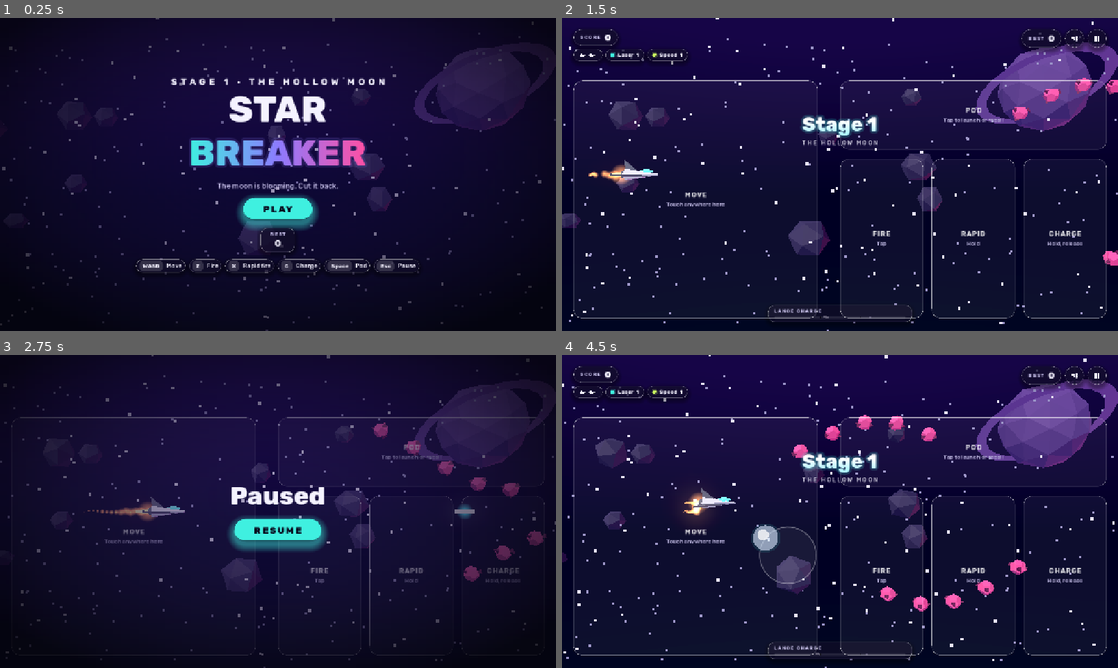
Above: before the commit, frames 1-4 (two rows, left to right).
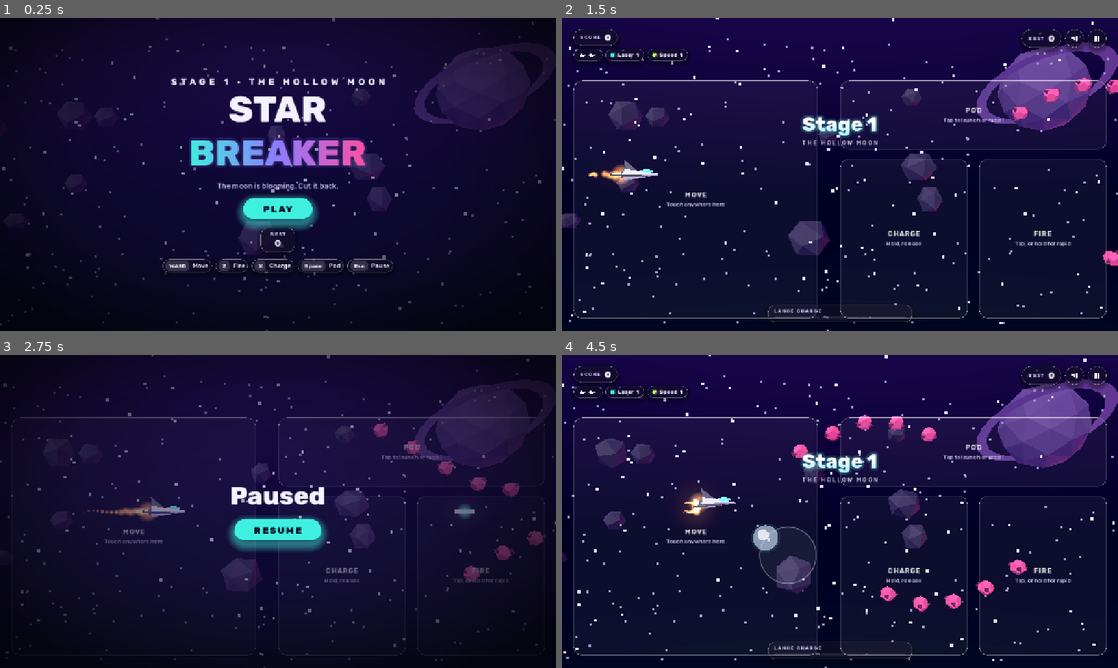
Above: after the commit, the same moments.

Repository: guillaumefont/star-breaker
Game: Godot game, scene res://scenes/main.tscn
The game is run twice, just before and just after one commit, with the same random seed, the same clock (stepped at 60 frames per second) and the same inputs.
Inputs (mouse positions are in pixels of both pictures, inside the frame that each line leads up to):
- Up to frame 1 (0.25 s): no input
- Up to frame 2 (1.5 s): click "PLAY" at 0.5 s; tap Enter (start) at 1.25 s; move the mouse to (962, 158) at 1.27 s; hold Right (right) from 1.28 s (still down); tap C (charge) at 1.35 s; click (962, 158) at 1.42 s
- Up to frame 3 (2.75 s): tap Z (fire) at 1.55 s; release Right (right) at 2 s; tap Enter (start) at 2 s; drag from (166, 527) to (250, 574) at 2.02 s
- Up to frame 4 (4.5 s): click "RESUME" at 2.75 s; tap Enter (start) at 3.5, 4.25 s; move the mouse to (895, 442) at 3.52 s; hold Right (right) 3.53-4.25 s; tap Space (pod) at 3.6 s; tap X (rapid, bound only before the commit) at 3.8 s; drag from (812, 574) to (673, 464) at 4.27 s

The runs differ from the first frame. In frame 1, 1.3% of the frame differs, in the area x 24-76%, y 76-82%; in frame 2, 1.1%; in frame 3, 0.5%; in frame 4, 1.1%.

Commit message:
Fix Android start-up crash suspect; merge Fire and Rapid, swap with Charge
Songs were synthesised on a WorkerThreadPool thread, the only thing that
finishes a few seconds after start-up; they are now built a few notes per
frame on the main thread (tests/audio_test.gd).

Fire and Rapid fire are one action: a tap shoots a heavy shot, holding it
streams rapid fire. Touch zones are now Charge | Fire under the Pod strip;
keys Z fire, X/C charge.

Co-Authored-By: Claude Opus 5.5 <noreply@anthropic.com>
Claude-Session: https://claude.ai/code/session_01VxP4frKpP2hipxn7zCfCJb

Diff:
--- a/scripts/audio.gd
+++ b/scripts/audio.gd
@@ -11,8 +11,8 @@
 var _fx: Dictionary = {}
 var _songs: Dictionary = {}
 var _want_song := ""
-var _mutex := Mutex.new()
-var _task := -1
+var _jobs: Array = []
+const BUDGET_USEC := 3000
 
 const SONGS := {
 	stage = {step = 0.14, bass = [45, 0, 45, 57, 45, 0, 45, 55, 41, 0, 41, 53, 43, 0, 43, 55],
@@ -33,13 +33,43 @@
 	_music.volume_db = -3.0
 	add_child(_music)
 	_build_fx()
-	_task = WorkerThreadPool.add_task(_build_songs)
+	for name in SONGS:
+		var s: Dictionary = SONGS[name]
+		var steps: int = maxi(s.bass.size(), s.lead.size())
+		var b := PackedFloat32Array()
+		b.resize(int(steps * float(s.step) * RATE))
+		_jobs.append({name = name, i = 0, steps = steps, buf = b})
 
 
-func _exit_tree() -> void:
-	if _task != -1:
-		WorkerThreadPool.wait_for_task_completion(_task)
-		_task = -1
+## Songs are synthesised a few notes per frame on the main thread (no worker threads:
+## they crashed the Android build a few seconds after start-up).
+func _process(_delta: float) -> void:
+	if _jobs.is_empty():
+		set_process(false)
+		return
+	var t0 := Time.get_ticks_usec()
+	while not _jobs.is_empty() and Time.get_ticks_usec() - t0 < BUDGET_USEC:
+		var j: Dictionary = _jobs[0]
+		var s: Dictionary = SONGS[j.name]
+		var bass: Array = s.bass
+		var lead: Array = s.lead
+		var step: float = s.step
+		var i: int = j.i
+		var t := i * step
+		if bass[i % bass.size()]:
+			_tone(j.buf, "square", _midi(bass[i % bass.size()]), 0, step * 0.85, 0.03, t, true)
+		if lead[i % lead.size()]:
+			_tone(j.buf, "triangle", _midi(lead[i % lead.size()]), 0, step * 1.7, 0.05, t, true)
+		j.i = i + 1
+		if j.i >= j.steps:
+			_songs[j.name] = _wav(j.buf, true)
+			_jobs.pop_front()
+			if _want_song == j.name and not _music.playing:
+				music(_want_song)
+
+
+func songs_ready() -> bool:
+	return _jobs.is_empty()
 
 
 func play(name: String, arg := 0) -> void:
@@ -53,9 +83,7 @@
 
 func music(name: String) -> void:
 	_want_song = name
-	_mutex.lock()
 	var s: AudioStream = _songs.get(name)
-	_mutex.unlock()
 	if name == "" or s == null:
 		_music.stop()
 		return
@@ -165,32 +193,5 @@
 	_fx.oneup = _wav(b)
 
 
-func _build_songs() -> void:
-	for name in SONGS:
-		var s: Dictionary = SONGS[name]
-		var bass: Array = s.bass
-		var lead: Array = s.lead
-		var steps: int = maxi(bass.size(), lead.size())
-		var step: float = s.step
-		var b := PackedFloat32Array()
-		b.resize(int(steps * step * RATE))
-		for i in steps:
-			var t := i * step
-			if bass[i % bass.size()]:
-				_tone(b, "square", _midi(bass[i % bass.size()]), 0, step * 0.85, 0.03, t, true)
-			if lead[i % lead.size()]:
-				_tone(b, "triangle", _midi(lead[i % lead.size()]), 0, step * 1.7, 0.05, t, true)
-		var w := _wav(b, true)
-		_mutex.lock()
-		_songs[name] = w
-		_mutex.unlock()
-	call_deferred("_songs_ready")
-
-
-func _songs_ready() -> void:
-	if _want_song != "" and not _music.playing:
-		music(_want_song)
-
-
 static func _midi(m: int) -> float:
 	return 440.0 * pow(2.0, (m - 69) / 12.0)
--- a/scripts/hud.gd
+++ b/scripts/hud.gd
@@ -443,7 +443,7 @@
 	_charge_fill = cb[1]
 
 	# keyboard hints
-	_hints = _keys([["WASD", "Move"], ["Z", "Fire"], ["X", "Rapid fire (hold)"], ["C", "Charge (hold, release)"], ["Space", "Pod"]])
+	_hints = _keys([["WASD", "Move"], ["Z", "Fire (hold for rapid)"], ["X", "Charge (hold, release)"], ["Space", "Pod"]])
 	_hints.anchor_left = 0.5
 	_hints.anchor_right = 0.5
 	_hints.anchor_top = 0.87
@@ -532,11 +532,11 @@
 	s[0].size_flags_horizontal = Control.SIZE_SHRINK_CENTER
 	v.add_child(s[0])
 	_title_hi = s[1]
-	var kr := _keys([["WASD", "Move"], ["Z", "Fire"], ["X", "Rapid fire"], ["C", "Charge"], ["Space", "Pod"], ["Esc", "Pause"]], 900)
+	var kr := _keys([["WASD", "Move"], ["Z", "Fire"], ["X", "Charge"], ["Space", "Pod"], ["Esc", "Pause"]], 900)
 	kr.size_flags_horizontal = Control.SIZE_SHRINK_CENTER
 	v.add_child(kr)
 	_key_rows.append(kr)
-	var tr := _keys([["Left", "Move"], ["Right", "Fire · Rapid · Charge"], ["Top right", "Pod"]], 900)
+	var tr := _keys([["Left", "Move"], ["Right", "Charge · Fire"], ["Top right", "Pod"]], 900)
 	tr.size_flags_horizontal = Control.SIZE_SHRINK_CENTER
 	v.add_child(tr)
 	_touch_rows.append(tr)
@@ -568,7 +568,7 @@
 	h.horizontal_alignment = HORIZONTAL_ALIGNMENT_CENTER
 	v.add_child(h)
 	v.add_child(_cta("Resume"))
-	var kr := _keys([["Z", "Fire"], ["X", "Rapid fire"], ["C", "Charge"], ["Space", "Pod"], ["M", "Mute"]], 900)
+	var kr := _keys([["Z", "Fire (hold for rapid)"], ["X", "Charge"], ["Space", "Pod"], ["M", "Mute"]], 900)
 	kr.size_flags_horizontal = Control.SIZE_SHRINK_CENTER
 	v.add_child(kr)
 	_key_rows.append(kr)
--- a/scripts/main.gd
+++ b/scripts/main.gd
@@ -10,11 +10,14 @@
 const DEF := {drifter = [3, 3, 1, 100], turret = [4, 3.5, 3, 300], hopper = [5, 3, 2, 200], carrier = [5, 4, 5, 500], shell = [10, 7, 26, 1500]}
 const ACTIONS := {
 	left = [KEY_LEFT, KEY_A], right = [KEY_RIGHT, KEY_D], up = [KEY_UP, KEY_W], down = [KEY_DOWN, KEY_S],
-	fire = [KEY_Z, KEY_J], rapid = [KEY_X, KEY_K], charge = [KEY_C, KEY_L], pod = [KEY_SPACE, KEY_V, KEY_SHIFT],
+	fire = [KEY_Z, KEY_J], charge = [KEY_X, KEY_C, KEY_K, KEY_L], pod = [KEY_SPACE, KEY_V, KEY_SHIFT],
 	start = [KEY_ENTER, KEY_P, KEY_ESCAPE], mute = [KEY_M],
 }
-const PADS := {fire = [JOY_BUTTON_A], rapid = [JOY_BUTTON_X], charge = [JOY_BUTTON_B], pod = [JOY_BUTTON_Y, JOY_BUTTON_RIGHT_SHOULDER], start = [JOY_BUTTON_START]}
+const PADS := {fire = [JOY_BUTTON_A], charge = [JOY_BUTTON_B, JOY_BUTTON_X], pod = [JOY_BUTTON_Y, JOY_BUTTON_RIGHT_SHOULDER], start = [JOY_BUTTON_START]}
 const CAM := Vector3(0, -9, 152)
+## Fire: a tap shoots one heavy shot; holding it longer than this many ticks streams rapid fire.
+const RAPID_AFTER := 12
+const RAPID_EVERY := 6
 
 var mode := "title"
 var paused := false
@@ -439,7 +442,7 @@
 func new_game() -> void:
 	G = {score = 0, lives = 2, loop = 1, next_extend = 20000}
 	P = {x = -10.0, y = 63.0, hw = 2.5, hh = 1.5, alive = true, inv = 0, entering = true, charge = 0, charge_held = false,
-		rapid_cd = 0, laser = 0, speed = 0, respawn = 0, vy = 0.0, ready_lv = 0}
+		rapid_cd = 0, fire_hold = 0, laser = 0, speed = 0, respawn = 0, vy = 0.0, ready_lv = 0}
 	pod = {state = "none", x = 0.0, y = 0.0, hw = 3.6, hh = 3.6, tx = 0.0, grab_cd = 0, hit_cd = 0}
 	mode = "play"
 	paused = false
@@ -1090,13 +1093,18 @@
 			P.x = clampf(P.x + dx * sp, 8, W - 10)
 			P.y = clampf(P.y + dy * sp, 4, PH - 4)
 		P.vy += (dy - P.vy) * 0.2
+		if P.rapid_cd > 0:
+			P.rapid_cd -= 1
 		if hit("fire"):
 			fire_shot(false)
-		if P.rapid_cd > 0:
-			P.rapid_cd -= 1
-		if held("rapid") and P.rapid_cd <= 0 and not P.entering:
-			fire_shot(true)
-			P.rapid_cd = 6
+			P.fire_hold = 0
+		elif held("fire"):
+			P.fire_hold += 1
+			if P.fire_hold > RAPID_AFTER and P.rapid_cd <= 0 and not P.entering:
+				fire_shot(true)
+				P.rapid_cd = RAPID_EVERY
+		else:
+			P.fire_hold = 0
 		var ch := held("charge")
 		if ch:
 			P.charge = mini(100, P.charge + 1)
--- a/scripts/touch.gd
+++ b/scripts/touch.gd
@@ -2,10 +2,10 @@
 extends Control
 ## Touch controls with no visible buttons: the left half is a floating analog stick that
 ## appears where the thumb lands and follows it; the right half is split into invisible
-## zones (Pod strip on top, then Fire | Rapid | Charge). A faint map of the zones shows
+## zones (Pod strip on top, then Charge | Fire). A faint map of the zones shows
 ## for the first seconds of a run.
 
-const ZC := {fire = Color("3ff0e0"), rapid = Color("ffb547"), charge = Color("8c7bff"), pod = Color("ff4fa3")}
+const ZC := {fire = Color("3ff0e0"), charge = Color("8c7bff"), pod = Color("ff4fa3")}
 const RADIUS := 65.0
 
 var hud: Hud
@@ -33,9 +33,8 @@
 	add_child(_zones)
 	_zone(Rect2(0.02, 0.20, 0.44, 0.76), "MOVE", "Touch anywhere here")
 	_zone(Rect2(0.50, 0.20, 0.48, 0.22), "POD", "Tap to launch or recall")
-	_zone(Rect2(0.50, 0.45, 0.15, 0.51), "FIRE", "Tap")
-	_zone(Rect2(0.665, 0.45, 0.15, 0.51), "RAPID", "Hold")
-	_zone(Rect2(0.83, 0.45, 0.15, 0.51), "CHARGE", "Hold, release")
+	_zone(Rect2(0.50, 0.45, 0.23, 0.51), "CHARGE", "Hold, release")
+	_zone(Rect2(0.75, 0.45, 0.23, 0.51), "FIRE", "Tap, or hold for rapid")
 
 
 func _zone(r: Rect2, title: String, sub: String) -> void:
@@ -82,11 +81,9 @@
 		return "move"
 	if fy < 0.43:
 		return "pod"
-	if fx < 0.66:
-		return "fire"
-	if fx < 0.825:
-		return "rapid"
-	return "charge"
+	if fx < 0.74:
+		return "charge"
+	return "fire"
 
 
 func _input(event: InputEvent) -> void:
--- /dev/null
+++ b/tests/audio_test.gd
@@ -0,0 +1,36 @@
+extends SceneTree
+## Regression ("crash a few seconds after start-up" on Android): the songs used to be
+## synthesised on a worker thread. They are now built a few notes per frame on the main
+## thread; check that both songs finish, that no frame spends long on it, and that music plays.
+
+var fails := 0
+
+
+func check(cond: bool, what: String) -> void:
+	print("  ok   " if cond else "  FAIL ", what)
+	if not cond:
+		fails += 1
+
+
+func _initialize() -> void:
+	var sfx := Sfx.new()
+	root.add_child(sfx)
+	await process_frame
+	print("Audio test")
+	check(not sfx.songs_ready(), "songs are queued, not built up front")
+	sfx.music("stage")
+	var frames := 0
+	var worst := 0
+	while not sfx.songs_ready() and frames < 2000:
+		var t0 := Time.get_ticks_usec()
+		await process_frame
+		worst = maxi(worst, Time.get_ticks_usec() - t0)
+		frames += 1
+	check(sfx.songs_ready(), "both songs finish building (%d frames)" % frames)
+	check(worst < 60000, "no frame stalls on synthesis (worst %d us)" % worst)
+	check(sfx._songs.has("stage") and sfx._songs.has("boss"), "stage and boss songs exist")
+	check(sfx._music.stream == sfx._songs.get("stage"), "music asked for early starts once it is ready")
+	for k in ["shot", "rapid", "beam1", "beam3", "boom", "pod", "dock", "alarm", "oneup"]:
+		check(sfx._fx.has(k), "sound effect %s" % k)
+	print("%d failure(s)" % fails)
+	quit(1 if fails else 0)
--- a/tests/play_test.gd
+++ b/tests/play_test.gd
@@ -42,13 +42,17 @@
 
 	# weapons
 	var before: int = main.G.pb.size()
-	press("fire")
+	Input.action_press("fire")
 	tick()
-	check(main.G.pb.size() > before, "single fire shoots a heavy shot")
-	Input.action_press("rapid")
-	tick(30)
-	Input.action_release("rapid")
-	check(main.G.pb.size() >= 4, "rapid fire keeps shooting while held")
+	Input.action_release("fire")
+	var after_tap: int = main.G.pb.size()
+	check(after_tap == before + 1 and main.G.pb[-1].dmg == 2, "tapping Fire shoots one heavy shot")
+	tick(20)
+	check(main.G.pb.size() == after_tap, "a tap never turns into rapid fire")
+	Input.action_press("fire")
+	tick(40)
+	Input.action_release("fire")
+	check(main.G.pb.size() >= after_tap + 4 and main.G.pb[-1].dmg == 1, "holding Fire streams rapid shots")
 	Input.action_press("charge")
 	tick(105)
 	check(main.charge_lv(main.P.charge) == 3, "charge reaches level 3")
@@ -78,7 +82,7 @@
 	# fly the whole stage with rapid fire and a weaving ship
 	var seen := {}
 	var killed_score: int = main.G.score
-	Input.action_press("rapid")
+	Input.action_press("fire")
 	for i in 7600:
 		var up := (i / 90) % 2 == 0
 		if up:
@@ -135,7 +139,7 @@
 	check(main.G.boss == null and main.G.clear_t > 0, "Stage Clear")
 	tick(340)
 	check(main.G.loop == loop_before + 1 and main.G.scroll < 40, "stage loops harder (loop %d)" % main.G.loop)
-	Input.action_release("rapid")
+	Input.action_release("fire")
 
 	# game over
 	main.G.lives = 0
--- a/tests/touch_test.gd
+++ b/tests/touch_test.gd
@@ -63,20 +63,23 @@
 	check(tp.stick_id == -1, "stick disappears on release")
 
 	var n: int = main.G.pb.size()
-	touch(2, Vector2(vs.x * 0.57, vs.y * 0.7), true)
-	touch(2, Vector2(vs.x * 0.57, vs.y * 0.7), false)
+	var fire_at := Vector2(vs.x * 0.86, vs.y * 0.7)
+	var charge_at := Vector2(vs.x * 0.62, vs.y * 0.7)
+	check(TouchPad.zone_at(0.86, 0.7) == "fire" and TouchPad.zone_at(0.62, 0.7) == "charge", "Charge zone sits left of Fire")
+	touch(2, fire_at, true)
+	touch(2, fire_at, false)
 	tick()
-	check(main.G.pb.size() > n, "a quick tap in the Fire zone shoots")
+	check(main.G.pb.size() == n + 1, "a quick tap in the Fire zone shoots once")
 
-	touch(3, Vector2(vs.x * 0.74, vs.y * 0.7), true)
-	tick(30)
-	check(main.G.pb.size() >= n + 4, "holding the Rapid zone keeps firing")
-	touch(3, Vector2(vs.x * 0.74, vs.y * 0.7), false)
+	touch(3, fire_at, true)
+	tick(40)
+	check(main.G.pb.size() >= n + 5, "holding the Fire zone streams rapid fire")
+	touch(3, fire_at, false)
 
-	touch(4, Vector2(vs.x * 0.9, vs.y * 0.7), true)
+	touch(4, charge_at, true)
 	tick(105)
 	check(main.charge_lv(main.P.charge) == 3, "holding the Charge zone charges")
-	touch(4, Vector2(vs.x * 0.9, vs.y * 0.7), false)
+	touch(4, charge_at, false)
 	tick()
 	check(main.G.pb.any(func(b): return b.beam), "releasing Charge fires the beam")
 
--- a/tools/screenshots.gd
+++ b/tools/screenshots.gd
@@ -36,11 +36,11 @@
 	main.warp(1500)
 	main.drop_item(main.P.x + 2, main.P.y, "P")
 	main.drop_item(main.P.x + 2, main.P.y, "L")
-	Input.action_press("rapid")
+	Input.action_press("fire")
 	for i in 260:
 		main.P.inv = 2
 		if i == 150:
-			Input.action_release("rapid")
+			Input.action_release("fire")
 			Input.action_press("charge")
 		await physics_frame
 	await snap("stage")
Not shown, changed: AGENTS.md
